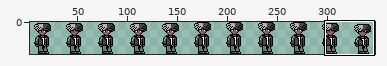
A sprite sheet gets an edit: assets/MainCharacters/KenCarson/idle.png. Above, an overview of the earlier version with the close-up marked.
Close-up. Before the commit:
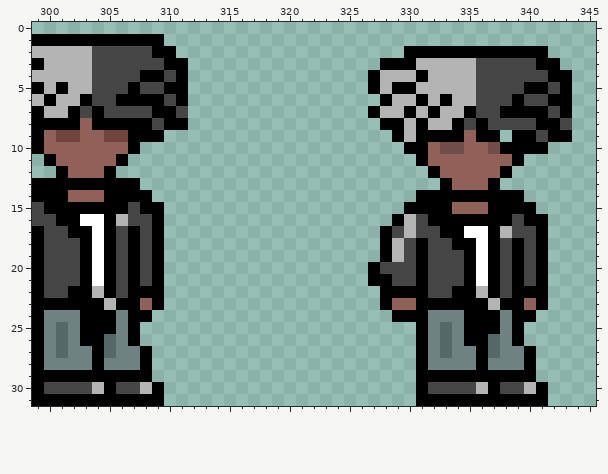
The file is 352x32 pixels. Pixels under 10% opacity are left out. Colours within 5 levels of each other are drawn and written as one. Shown: x 299..345, y 0..31. The wide view leaves out empty margins. The commit also changed other parts of the picture, which this record leaves out.
The same view after the edit:
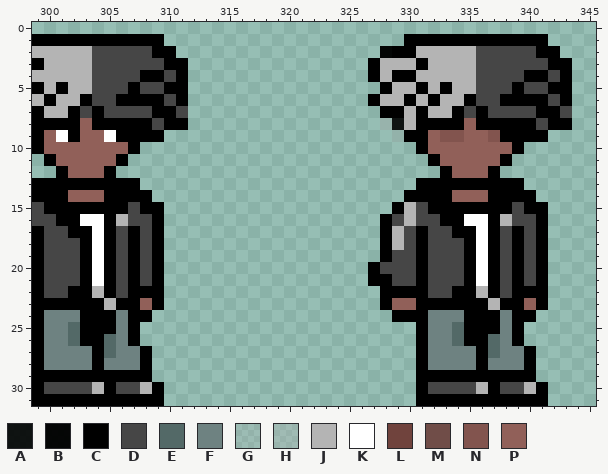
Palette (. is transparent): A #000000e5  B #000000f7  C #000000  D #464646  E #536967  F #6e8281  G #b3b3b339  H #b4b4b458  J #b4b4b4  K #ffffff  L #70433d  M #704d48  N #82544e  P #916059
The exact change:
y 1: x 330..341 ............ -> CCCCCCCCCCCC
y 2: x 328..329 .. -> BC; x 331..340 CCCCCCCCCC -> JJJJJDDDDD; x 342 . -> C
y 3: x 327..331 .CCCJ -> CJJJC; x 341 C -> D; x 343 . -> C
y 4: x 329..331 JJC -> CCJ; x 340..342 DDC -> CCD
y 5: x 327..331 CJCCJ -> .CJJC; x 333 J -> C; x 339..342 DCCD -> CDDC
y 6: x 327..328 .C -> CJ; x 330..333 JCJC -> CJCJ; x 335 J -> C; x 338 D -> C; x 340..342 DDC -> CCD
y 7: x 327..332 CJJCJC -> .CCJCJ; x 334..336 JCD -> CDC; x 338..340 CCC -> DDD; x 342..343 DC -> CD
y 8: x 328..329 CC -> HA; x 332..333 JJ -> CC; x 335 D -> P; x 337..341 DDDDC -> CCCCD; x 343 D -> C
y 9: x 301..302 LL -> KC; x 305..306 LL -> KC; x 329..330 CJ -> GC; x 332..334 CCC -> PNN; x 336..338 CC. -> PNC; x 341..343 DCC -> C..
y 10: x 330 C -> .; x 333..334 MM -> PP; x 337..338 MC -> PP; x 340..341 CC -> ..
y 11: x 331..332 CP -> .C; x 338..339 PC -> C.
y 12: x 332..333 CP -> .C; x 337..338 PC -> C.
y 13: x 331..332 .. -> CC; x 334..336 PPP -> CCC; x 338..339 .. -> CC
y 14: x 330 . -> C; x 334..336 CCC -> PPP; x 340 . -> C
y 15: x 329..331 .CC -> CJD; x 334..336 PPP -> CCC; x 339 C -> D; x 341 . -> C
y 16: x 328..329 .C -> CD; x 332 C -> D; x 335..336 CC -> KK; x 338 C -> J; x 340 C -> D
y 17: x 329..331 DJD -> JDC; x 333 C -> D; x 335 K -> C; x 338..339 JD -> DC
y 18: x 334 C -> D
y 19: x 329 J -> D
y 25..26: x 301..302 EF -> FE; x 333..334 EF -> FE
y 27: x 301 E -> F; x 333 E -> F
Changed places in both close-ups, as pixel boxes (x1, y1, x2, y2):
changed: (368, 34, 572, 262)
changed: (56, 130, 128, 142)
changed: (56, 322, 80, 358)
changed: (440, 322, 464, 358)
